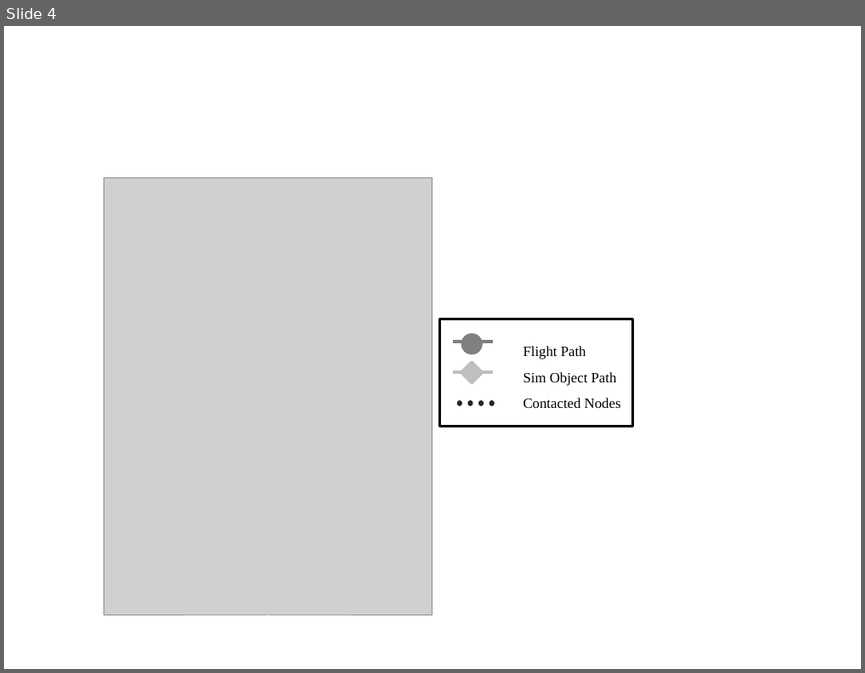
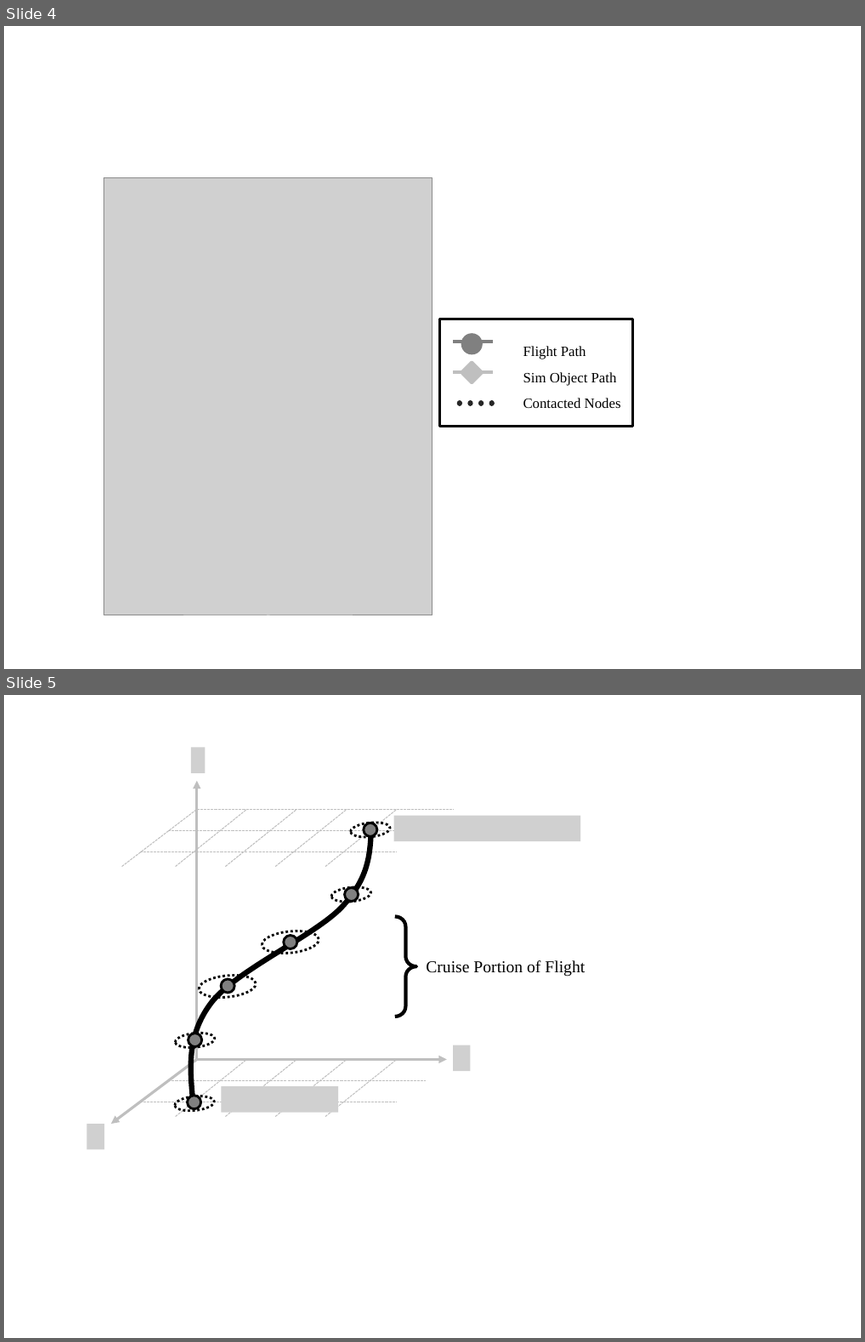
Before and after one commit to Leonardo767/aiaa2019-publication, a slide deck: docs/paper/figs/Diagrams.pptx. Shown one above the other, each under a label of ours: slide 4 before the commit, slides 4 and 5 after it. The pictures are 865x673 and 865x1342 pixels, drawn with LibreOffice and Linux fonts; fonts in the diff are those of the drawing; grey boxes stand for pictures. Boxes give left, top, right and bottom in pixels: in the first picture for what was removed or moved away, otherwise in the second. Text is boxed around its words. In the diff, an @@ line names an element or a change of style, - is before the commit and + after.

```diff
--- a/docs/paper/figs/Diagrams.pptx
+++ b/docs/paper/figs/Diagrams.pptx
@@ slide 5 added at (4,695,861,1338), background #FFFFFF @@
@@ picture added at (191,747,205,773) @@
@@ arrow added from (197, 1059) to (197, 781), #BFBFBF 2.25 pt @@
@@ group added at (122,809,454,867): 8 lines @@
@@ ellipse added at (350,821,390,839), outline #000000 2 pt dashed @@
@@ picture added at (394,816,580,841) @@
@@ freeform shape added at (191,831,370,1102), outline #000000 4.5 pt @@
@@ ellipse added at (363,823,376,836), fill #808080, outline #000000 2 pt @@
@@ ellipse added at (330,885,371,902), outline #000000 2 pt dashed @@
@@ ellipse added at (344,888,358,902), fill #808080, outline #000000 2 pt @@
@@ right brace added at (395,916,416,1016), outline #000000 3 pt @@
@@ ellipse added at (261,929,320,956), outline #000000 2 pt dashed @@
@@ ellipse added at (284,935,297,948), fill #808080, outline #000000 2 pt @@
@@ ellipse added at (198,972,256,999), outline #000000 2 pt dashed @@
@@ text added at (426,960,585,976), 14 pt, text #000000 @@
+Cruise Portion of Flight
@@ ellipse added at (221,979,234,993), fill #808080, outline #000000 2 pt @@
@@ ellipse added at (175,1032,216,1049), outline #000000 2 pt dashed @@
@@ ellipse added at (188,1032,202,1046), fill #808080, outline #000000 2 pt @@
@@ picture added at (453,1044,470,1071) @@
@@ arrow added from (197, 1059) to (111, 1123), #BFBFBF 2.25 pt @@
@@ arrow added from (197, 1059) to (447, 1059), #BFBFBF 2.25 pt @@
@@ group added at (139,1059,426,1117): 6 lines @@
@@ ellipse added at (174,1094,215,1111), outline #000000 2 pt dashed @@
@@ ellipse added at (188,1095,201,1109), fill #808080, outline #000000 2 pt @@
@@ picture added at (221,1086,338,1111) @@
@@ picture added at (87,1123,104,1149) @@
```
Also in this commit, not shown: 2 other slides added, 3 other files.
